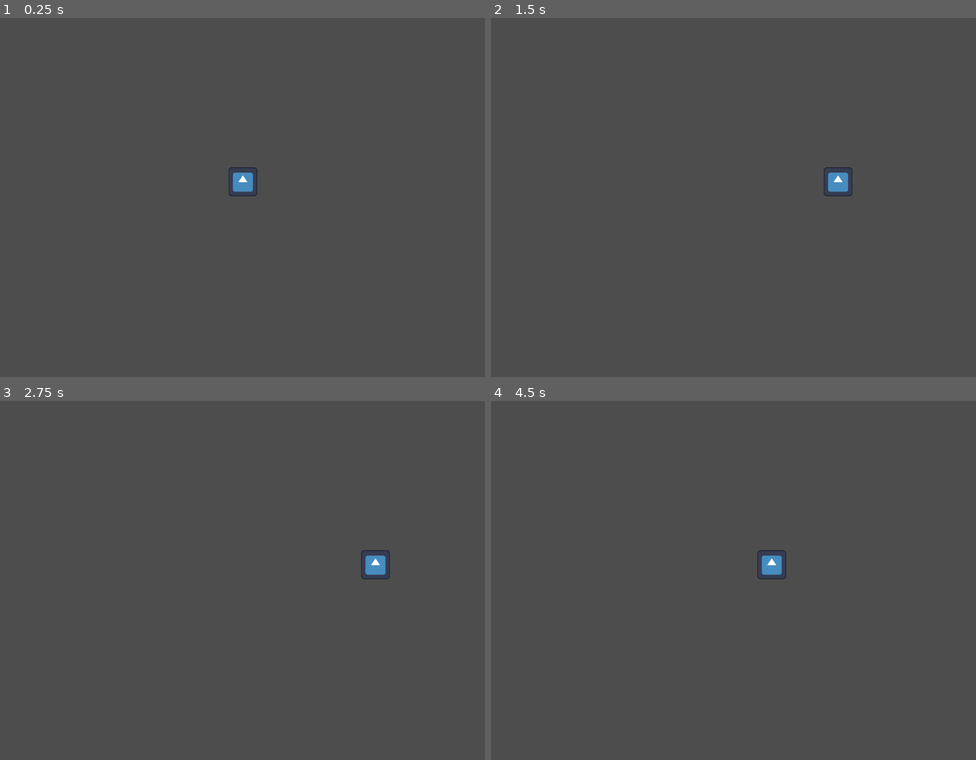
Above: before the commit, frames 1-4 (two rows, left to right).
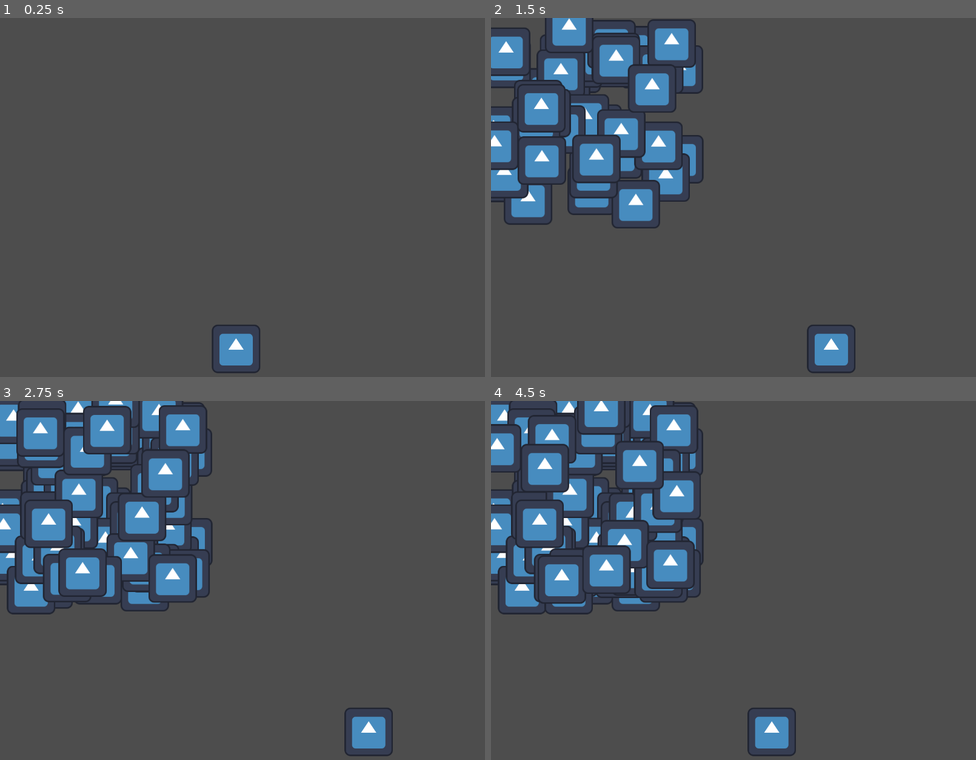
Above: after the commit, the same moments.

Repository: districtjackson/space-invaders
Game: Godot game, scene res://main.tscn
The game is run twice, just before and just after one commit, with the same random seed, the same clock (stepped at 60 frames per second) and the same inputs. The engine's default icon, where the game draws it, is replaced by a stand-in: a white triangle on a blue panel in a dark square.
Inputs:
- Up to frame 1 (0.25 s): no input
- Up to frame 2 (1.5 s): tap Enter at 0.5 s; hold Right (right) 0.53-1.28 s; hold Space (shoot, bound only after the commit) 0.53-1.28 s; hold Left (left) from 1.28 s (still down); tap Space (shoot, bound only after the commit) at 1.35 s
- Up to frame 3 (2.75 s): release Left (left) at 2.03 s; hold Right (right) from 2.03 s (still down); hold Space (shoot, bound only after the commit) from 2.03 s (still down)
- Up to frame 4 (4.5 s): release Space (shoot, bound only after the commit) at 2.78 s; tap Space (shoot, bound only after the commit) at 2.85, 3.5, 4.35 s; release Right (right) at 3.53 s; hold Space (shoot, bound only after the commit) 3.53-4.28 s; hold Left (left) from 3.53 s (still down)

The runs differ from the first frame. In frame 1, 1.0% of the frame differs, in the area x 43-54%, y 41-99%; in frame 2, 14%; in frame 3, 15%; in frame 4, 16%, in the area x 0-63%, y 0-99%.

Commit message:
Player can instantiate rockets
08/02/2023

Diff:
--- a/Player.gd
+++ b/Player.gd
@@ -1,9 +1,12 @@
 extends Area2D
 
 @export var speed = 500
+@export var projectile_scene: PackedScene
 
 var paddle_length
 var screen_size
+
+var rocket_sprite = load("res://icon.svg")
 
 # Called when the node enters the scene tree for the first time.
 func _ready():
@@ -11,6 +14,9 @@
 	paddle_length = $CollisionShape2D.shape.size.x / 2
 
 func _process(delta):
+	if(Input.is_action_pressed("shoot")):
+		_shoot()
+
 	var velocity = Vector2.ZERO # Player's movement vector
 
 	if(Input.is_action_pressed("left")):
@@ -20,3 +26,9 @@
 
 	position += velocity * delta * speed
 	position.x = clamp(position.x, 0 + paddle_length, screen_size.x - paddle_length)
+
+func _shoot():
+	var rocket = projectile_scene.instantiate()
+	rocket.get_child(0).texture = rocket_sprite
+	rocket.position = Vector2(randf_range(0, 500), randf_range(0, 500))
+	get_parent().add_child(rocket)
--- a/main.tscn
+++ b/main.tscn
@@ -5,5 +5,4 @@
 [node name="Main" type="Node2D"]
 
 [node name="Player" parent="." instance=ExtResource("1_t7ckm")]
-position = Vector2(641, 432)
-scale = Vector2(0.6, 0.6)
+position = Vector2(623, 873)
--- a/player.tscn
+++ b/player.tscn
@@ -1,13 +1,15 @@
-[gd_scene load_steps=4 format=3 uid="uid://df6f78rc4ii6l"]
+[gd_scene load_steps=5 format=3 uid="uid://df6f78rc4ii6l"]
 
 [ext_resource type="Script" path="res://Player.gd" id="1_q1vyo"]
 [ext_resource type="Texture2D" uid="uid://dgdbhsb1b3u3x" path="res://icon.svg" id="2_6110d"]
+[ext_resource type="PackedScene" uid="uid://b6qpr5w3wnv6a" path="res://projectile.tscn" id="2_menp4"]
 
 [sub_resource type="RectangleShape2D" id="RectangleShape2D_4esq8"]
 size = Vector2(128, 128)
 
 [node name="Player" type="Area2D"]
 script = ExtResource("1_q1vyo")
+projectile_scene = ExtResource("2_menp4")
 
 [node name="CollisionShape2D" type="CollisionShape2D" parent="."]
 shape = SubResource("RectangleShape2D_4esq8")
--- a/project.godot
+++ b/project.godot
@@ -32,6 +32,11 @@
 "events": [Object(InputEventKey,"resource_local_to_scene":false,"resource_name":"","device":-1,"window_id":0,"alt_press …(182 unchanged characters)…
 ]
 }
+shoot={
+"deadzone": 0.5,
+"events": [Object(InputEventKey,"resource_local_to_scene":false,"resource_name":"","device":-1,"window_id":0,"alt_pressed":false,"shift_pressed":false,"ctrl_pressed":false,"meta_pressed":false,"pressed":false,"keycode":0,"physical_keycode":32,"key_label":0,"unicode":32,"echo":false,"script":null)
+]
+}
 
 [rendering]
 
